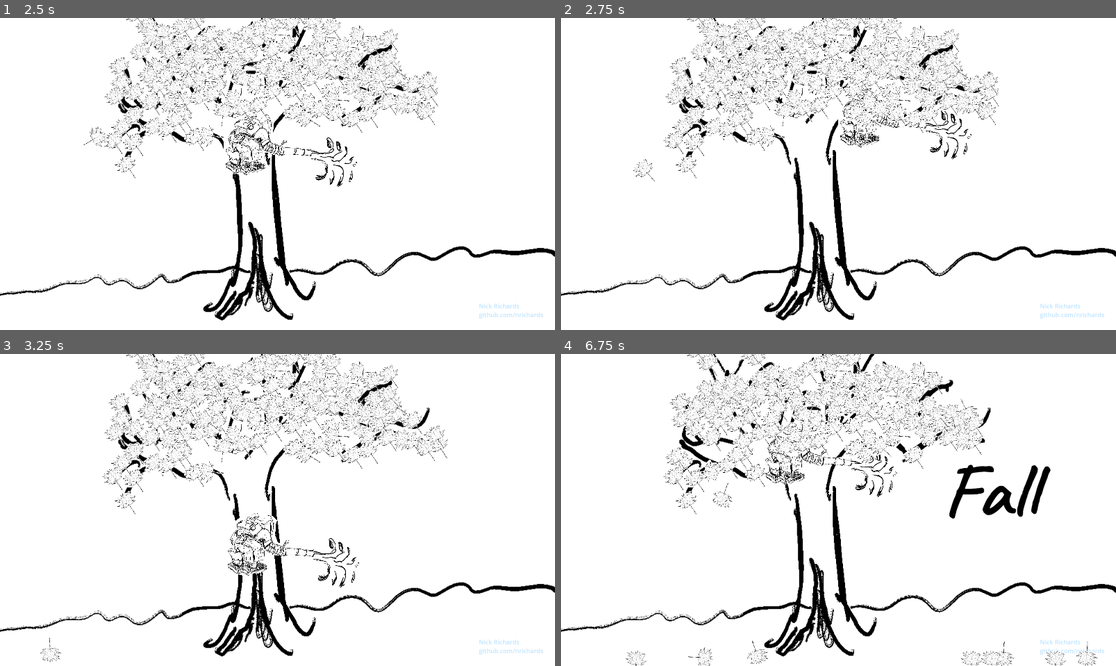
Above: before the commit, frames 1-4 (two rows, left to right).
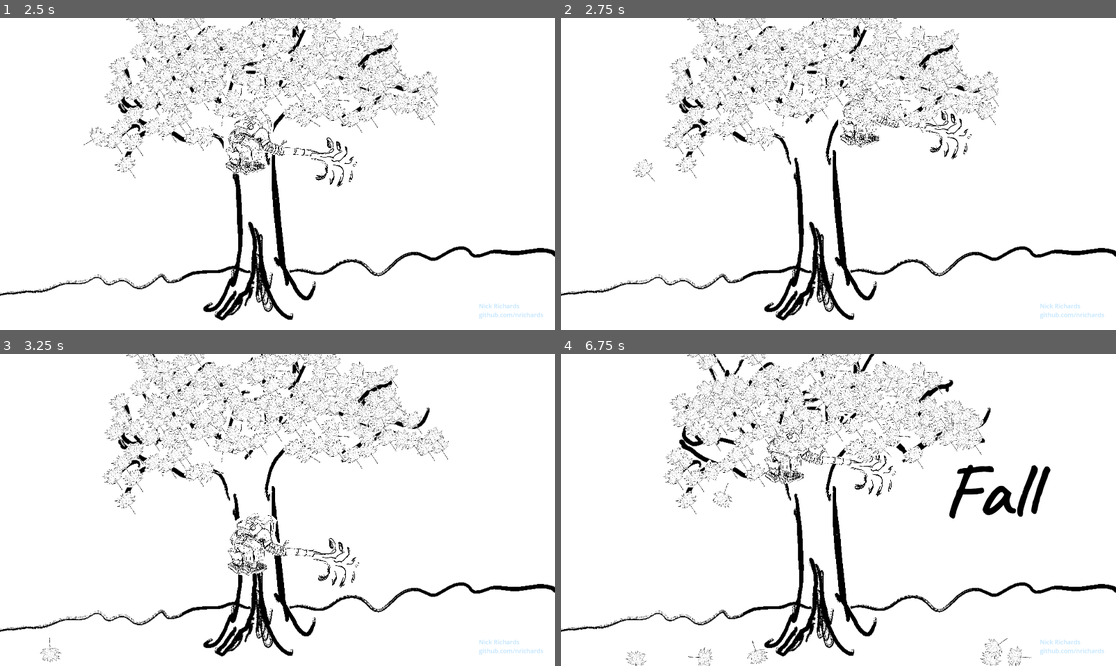
Above: after the commit, the same moments.

Repository: nrichards/fall_game
Game: Godot game, scene res://world.tscn
Two runs of this game, one before a commit and one after it. Both use one fixed random seed, a clock stepped at 60 frames per second and the inputs below.
Inputs (mouse positions are in pixels of both pictures, inside the frame that each line leads up to):
- Up to frame 1 (2.5 s): tap Enter at 0.5 s; move the mouse to (399, 158) at 0.52 s; press the mouse at (399, 158) at 0.53 s; move the mouse to (166, 189) at 1.27 s; release the mouse at (166, 189) at 1.28 s; click (166, 189) at 1.35 s; move the mouse to (333, 105) at 2.02 s; press the mouse at (333, 105) at 2.03 s
- Up to frame 2 (2.75 s): no input
- Up to frame 3 (3.25 s): move the mouse to (249, 572) at 2.77 s; release the mouse at (249, 572) at 2.78 s; click (249, 572) at 2.85 s
- Up to frame 4 (6.75 s): move the mouse to (1005, 556) at 3.52 s; press the mouse at (1005, 556) at 3.53 s; move the mouse to (672, 463) at 4.27 s; release the mouse at (672, 463) at 4.28 s; click (672, 463) at 4.35 s; move the mouse to (866, 510) at 5.02 s; press the mouse at (866, 510) at 5.03 s; move the mouse to (755, 432) at 5.77 s; release the mouse at (755, 432) at 5.78 s; click (755, 432) at 5.85 s; move the mouse to (960, 494) at 6.52 s; press the mouse at (960, 494) at 6.53 s

Frame 1 is identical in both runs. In frame 2, less than 0.1% of the frame differs, in the area x 66-70%, y 15-24%; in frame 3, 0.2%; in frame 4, 2.4%, in the area x 21-97%, y 6-100%.

Commit message:
Strip stubs (#2)
* Strip stubs

Contributes to #1

* Juiced, added fun
* Responsive on touch
* Blower vibrates
* Smoother sounds

Diff:
--- a/air_gust.gd
+++ b/air_gust.gd
@@ -1,20 +1,27 @@
 extends Sprite2D
 
 @onready var area_2d = $Area2D
-@onready var collision_shape_2d = $Area2D/CollisionShape2D
+@onready var leaf_blower = $"../.."
 
 var original_gse
 
 func _ready():
+	leaf_blower.moving.connect(is_moving)
+
 	original_gse = area_2d.gravity_space_override
 	area_2d.gravity_space_override = area_2d.SPACE_OVERRIDE_DISABLED
 
 
+
 func is_moving(moving):
-	if moving and not visible:
-		visible = true
-		area_2d.gravity_space_override = original_gse
+	if moving:
+		if not visible:
+			visible = true
 
-	elif not moving and visible:
-		visible = false
-		area_2d.gravity_space_override = area_2d.SPACE_OVERRIDE_DISABLED
+			area_2d.gravity_space_override = original_gse
+
+	else:
+		if visible:
+			visible = false
+
+			area_2d.gravity_space_override = area_2d.SPACE_OVERRIDE_DISABLED
--- a/fall_fadein.gd
+++ b/fall_fadein.gd
@@ -1,16 +1,4 @@
 extends Sprite2D
-
-@onready var timer = $Timer
-
-
-# Called when the node enters the scene tree for the first time.
-func _ready():
-	pass # Replace with function body.
-
-
-# Called every frame. 'delta' is the elapsed time since the previous frame.
-func _process(delta):
-	pass
 
 func show_me():
 	visible = true
--- /dev/null
+++ b/leaf_audio.gd
@@ -0,0 +1,43 @@
+extends AudioStreamPlayer2D
+
+# Fades in to original 'volume_db' and out to a silent db
+# Avoids seeking to start when resuming during a fade out
+# Listens for 'moving' signal to control fading
+
+@onready var leaf_blower = $".."
+
+const ramp_up_rate = 550.0
+const ramp_down_rate = 50.0
+const min_volume_db = -80.0
+
+var stopping = true
+var original_volume_db
+
+func _ready():
+	original_volume_db = volume_db
+	volume_db = min_volume_db
+	leaf_blower.moving.connect(is_moving)
+
+
+# Fades out and stops if stopping
+# Fades in if playing
+func _physics_process(delta):
+	if stopping and playing:
+		volume_db = volume_db - (ramp_down_rate * delta)
+		if volume_db < min_volume_db:
+			stop()
+	elif not stopping:
+		if playing:
+			if volume_db < original_volume_db:
+				volume_db = volume_db + (ramp_up_rate * delta)
+		else:
+			play()
+
+
+
+# Set state variables based upon intention of 'moving'
+func is_moving(moving):
+	if moving:
+		stopping = false
+	elif playing and not stopping:
+		stopping = true
--- a/player.gd
+++ b/player.gd
@@ -1,37 +1,31 @@
 extends CharacterBody2D
 
 @export var speed = 500
-
-@onready var air_gust = $LeafBlower/AirGust
 @onready var audio_stream_player_2d = $AudioStreamPlayer2D
 
+signal moving(is_moving)
+
+const stopped_distance = 15
+
 var click_position
+
 
 func _ready():
 	click_position = Vector2(position.x, position.y)
 
 
+func _physics_process(delta):
+	var pressed = Input.is_action_pressed("left_click")
 
-func _physics_process(delta):
-	if Input.is_action_pressed("left_click"):
+	if pressed:
 		click_position = get_global_mouse_position()
 
 	var target_position = (click_position - position).normalized()
 
-	if position.distance_to(click_position) > 15:
+	if pressed or position.distance_to(click_position) > stopped_distance:
 		velocity = target_position * speed
 		move_and_slide()
+		moving.emit(true)
 
-		air_gust.is_moving(true)
-
-		if not audio_stream_player_2d.playing:
-			audio_stream_player_2d.play()
-	else:
-		air_gust.is_moving(false)
-
-		if audio_stream_player_2d.playing:
-			audio_stream_player_2d.stop()
-
-
-func listen_to_physics(body):
-	print("physics did something " , body)
+	elif not pressed:
+		moving.emit(false)
--- a/world.tscn
+++ b/world.tscn
@@ -9,6 +9,7 @@
 [ext_resource type="Texture2D" uid="uid://4x05wmmndiy4" path="res://fall.png" id="7_0jjph"]
 [ext_resource type="Script" path="res://air_gust.gd" id="7_hnibb"]
 [ext_resource type="Script" path="res://fall_fadein.gd" id="8_fpfy5"]
+[ext_resource type="Script" path="res://leaf_audio.gd" id="9_1f46s"]
 
 [sub_resource type="RectangleShape2D" id="RectangleShape2D_ock2f"]
 size = Vector2(1628.5, 256)
@@ -71,10 +72,9 @@
 script = ExtResource("7_hnibb")
 
 [node name="Area2D" type="Area2D" parent="LeafBlower/LeafBlower/AirGust"]
-gravity_space_override = 1
+gravity_space_override = 2
 gravity_point_center = Vector2(1, -2)
 gravity_direction = Vector2(1, -2)
-linear_damp_space_override = 3
 
 [node name="CollisionShape2D" type="CollisionShape2D" parent="LeafBlower/LeafBlower/AirGust/Area2D"]
 position = Vector2(-211.912, -84.7402)
@@ -82,6 +82,7 @@
 
 [node name="AudioStreamPlayer2D" type="AudioStreamPlayer2D" parent="LeafBlower"]
 stream = ExtResource("5_8f0qy")
+script = ExtResource("9_1f46s")
 
 [node name="Leaves" type="Node" parent="."]
 
Not shown: 1 places in world.tscn that only renumber resources
Not shown, changed: leaf_blower.wav
